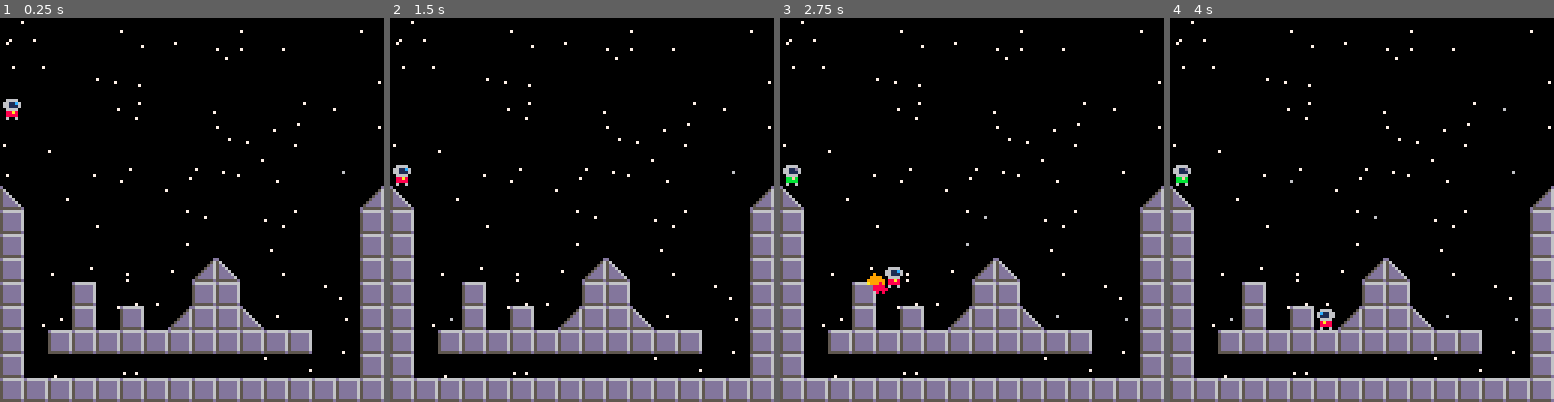
Above: before the commit, frames 1-4 (left to right).
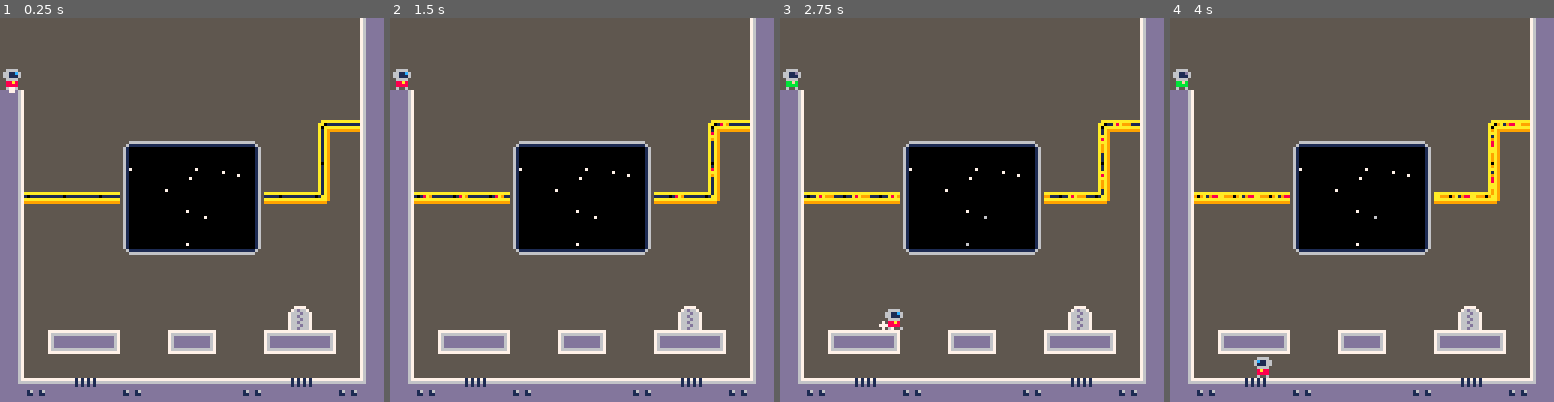
Above: after the commit, the same moments.

Repository: jgradim/gameoff-2020
Game: PICO-8 cartridge moonshot.p8
Same seed, same stepped clock (60 frames per second), same inputs: the game is played once before the commit and once after it.
Inputs:
- Up to frame 1 (0.25 s): no input
- Up to frame 2 (1.5 s): tap X (X key) at 0.33, 1.07 s; tap O (Z key) at 0.7 s
- Up to frame 3 (2.75 s): hold Right 1.6-2.1 s; tap O (Z key) at 1.7, 2.1, 2.5 s; tap X (X key) at 1.85 s; hold Up 2.15-2.42 s; hold Right from 2.47 s (still down)
- Up to frame 4 (4 s): tap O (Z key) at 2.9, 3.3, 3.7 s; tap X (X key) at 2.97 s; release Right at 3.03 s; hold Left 3.08-3.58 s; hold Down 3.63-3.97 s

The runs differ from the first frame. In frame 1, 83% of the frame differs, in the area x 0-100%, y 0-100%; in frame 2, 83%; in frame 3, 83%; in frame 4, 83%.

Commit message:
update sprites, moving lights

Diff:
--- a/moonshot.p8
+++ b/moonshot.p8
@@ -128,6 +128,7 @@
  ))
  init_bg_fxs()
  init_fxs()
+ init_lights(0,0)
 end
 
 fps=60
@@ -145,6 +146,7 @@
  cls()
  draw_bg_fxs()
  map(0,0)
+ draw_lights()
  draw_fxs()
  for i=1,#npcs do
   draw_npc(npcs[i])
@@ -558,6 +560,61 @@
  draw_player(n)
  pal()
 end
+-->8
+-- lights
+lights_mask=11
+lights_loop=30
+lights_colors={8,10,9,1}
+lights_pos={}
+
+function init_lights(mx,my)
+ map(mx,my)
+ for y=0,127 do
+  for x=0,127 do
+   if pget(x,y)==lights_mask then
+    add(lights_pos,{x,y})
+   end
+  end
+ end
+end
+
+function draw_lights()
+ local i=0
+
+ foreach(lights_pos,function(pos)
+  local x=pos[1]
+  local y=pos[2]
+  local c=
+   abs(cos(t()/i))*#lights_colors\1
+
+  pset(x,y,lights_colors[c+1])
+  i=i>lights_loop and 0 or i+3
+ end)
+end
+…(24 lines of a section not shown)…
 
 
 
@@ -730,24 +787,24 @@
 
 
 __gff__
-0000000000000000000000000000000000000000000000000000000000000000000000000000000000000000000000000000000000000000000000000000000000030101010100000000000000000000000000000000000000000000000000000000000000000000000000000000000000000000000000000000000000000000
+0000000000000000000000000000000000000000000000000000000000000000000000000000000000000000000000000000000000000000000000000000000003030303030303000000000000000000030303030000000000000000000000000303030300000000000000000000000003030303000000000000000000000000
 0000000000000000000000000000000000000000000000000000000000000000000000000000000000000000000000000000000000000000000000000000000000000000000000000000000000000000000000000000000000000000000000000000000000000000000000000000000000000000000000000000000000000000
 __map__
-0000000000000000000000000000000000000000000000000000000000000000000000000000000000000000000000000000000000000000000000000000000000000000000000000000000000000000000000000000000000000000000000000000000000000000000000000000000000000000000000000000000000000000
-0000000000000000000000000000000000000000000000000000000000000000000000000000000000000000000000000000000000000000000000000000000000000000000000000000000000000000000000000000000000000000000000000000000000000000000000000000000000000000000000000000000000000000
-0000000000000000000000000000000000000000000000000000000000000000000000000000000000000000000000000000000000000000000000000000000000000000000000000000000000000000000000000000000000000000000000000000000000000000000000000000000000000000000000000000000000000000
-0000000000000000000000000000000000000000000000000000000000000000000000000000000000000000000000000000000000000000000000000000000000000000000000000000000000000000000000000000000000000000000000000000000000000000000000000000000000000000000000000000000000000000
-0000000000000000000000000000000000000000000000000000000000000000000000000000000000000000000000000000000000000000000000000000000000000000000000000000000000000000000000000000000000000000000000000000000000000000000000000000000000000000000000000000000000000000
-0000000000000000000000000000000000000000000000000000000000000000000000000000000000000000000000000000000000000000000000000000000000000000000000000000000000000000000000000000000000000000000000000000000000000000000000000000000000000000000000000000000000000000
-0000000000000000000000000000000000000000000000000000000000000000000000000000000000000000000000000000000000000000000000000000000000000000000000000000000000000000000000000000000000000000000000000000000000000000000000000000000000000000000000000000000000000000
-4200000000000000000000000000004300000000000000000000000000000000000000000000000000000000000000000000000000000000000000000000000000000000000000000000000000000000000000000000000000000000000000000000000000000000000000000000000000000000000000000000000000000000
-4100000000000000000000000000004100000000000000000000000000000000000000000000000000000000000000000000000000000000000000000000000000000000000000000000000000000000000000000000000000000000000000000000000000000000000000000000000000000000000000000000000000000000
-4100000000000000000000000000004100000000000000000000000000000000000000000000000000000000000000000000000000000000000000000000000000000000000000000000000000000000000000000000000000000000000000000000000000000000000000000000000000000000000000000000000000000000
-4100000000000000434200000000004100000000000000000000000000000000000000000000000000000000000000000000000000000000000000000000000000000000000000000000000000000000000000000000000000000000000000000000000000000000000000000000000000000000000000000000000000000000
-4100004100000000414100000000004100000000000000000000000000000000000000000000000000000000000000000000000000000000000000000000000000000000000000000000000000000000000000000000000000000000000000000000000000000000000000000000000000000000000000000000000000000000
-4100004100410043414142000000004100000000000000000000000000000000000000000000000000000000000000000000000000000000000000000000000000000000000000000000000000000000000000000000000000000000000000000000000000000000000000000000000000000000000000000000000000000000
-4100414141414141414141414100004100000000000000000000000000000000000000000000000000000000000000000000000000000000000000000000000000000000000000000000000000000000000000000000000000000000000000000000000000000000000000000000000000000000000000000000000000000000
-4100000000000000000000000000004100000000000000000000000000000000000000000000000000000000000000000000000000000000000000000000000000000000000000000000000000000000000000000000000000000000000000000000000000000000000000000000000000000000000000000000000000000000
-4141414141414141414141414141414100000000000000000000000000000000000000000000000000000000000000000000000000000000000000000000000000000000000000000000000000000000000000000000000000000000000000000000000000000000000000000000000000000000000000000000000000000000
-
-
+6464646464646464646464646464646300000000000000000000000000000000000000000000000000000000000000000000000000000000000000000000000000000000000000000000000000000000000000000000000000000000000000000000000000000000000000000000000000000000000000000000000000000000
+6464646464646464646464646464646300000000000000000000000000000000000000000000000000000000000000000000000000000000000000000000000000000000000000000000000000000000000000000000000000000000000000000000000000000000000000000000000000000000000000000000000000000000
+6464646464646464646464646464646300000000000000000000000000000000000000000000000000000000000000000000000000000000000000000000000000000000000000000000000000000000000000000000000000000000000000000000000000000000000000000000000000000000000000000000000000000000
+5064646464646464646464646464646300000000000000000000000000000000000000000000000000000000000000000000000000000000000000000000000000000000000000000000000000000000000000000000000000000000000000000000000000000000000000000000000000000000000000000000000000000000
+5064646464646464646464646465746300000000000000000000000000000000000000000000000000000000000000000000000000000000000000000000000000000000000000000000000000000000000000000000000000000000000000000000000000000000000000000000000000000000000000000000000000000000
+50646464644d4e4e4e4e4f646467646300000000000000000000000000000000000000000000000000000000000000000000000000000000000000000000000000000000000000000000000000000000000000000000000000000000000000000000000000000000000000000000000000000000000000000000000000000000
+50646464645d000000005f646467646300000000000000000000000000000000000000000000000000000000000000000000000000000000000000000000000000000000000000000000000000000000000000000000000000000000000000000000000000000000000000000000000000000000000000000000000000000000
+50747474745d000000005f747475646300000000000000000000000000000000000000000000000000000000000000000000000000000000000000000000000000000000000000000000000000000000000000000000000000000000000000000000000000000000000000000000000000000000000000000000000000000000
+50646464645d000000005f646464646300000000000000000000000000000000000000000000000000000000000000000000000000000000000000000000000000000000000000000000000000000000000000000000000000000000000000000000000000000000000000000000000000000000000000000000000000000000
+50646464646d6e6e6e6e6f646464646300000000000000000000000000000000000000000000000000000000000000000000000000000000000000000000000000000000000000000000000000000000000000000000000000000000000000000000000000000000000000000000000000000000000000000000000000000000
+5064646464646464646464646464646300000000000000000000000000000000000000000000000000000000000000000000000000000000000000000000000000000000000000000000000000000000000000000000000000000000000000000000000000000000000000000000000000000000000000000000000000000000
+5064646464646464646464646464646300000000000000000000000000000000000000000000000000000000000000000000000000000000000000000000000000000000000000000000000000000000000000000000000000000000000000000000000000000000000000000000000000000000000000000000000000000000
+5064646464646464646464645464646300000000000000000000000000000000000000000000000000000000000000000000000000000000000000000000000000000000000000000000000000000000000000000000000000000000000000000000000000000000000000000000000000000000000000000000000000000000
+5064444546646444466464444546646300000000000000000000000000000000000000000000000000000000000000000000000000000000000000000000000000000000000000000000000000000000000000000000000000000000000000000000000000000000000000000000000000000000000000000000000000000000
+5064646464646464646464646464646300000000000000000000000000000000000000000000000000000000000000000000000000000000000000000000000000000000000000000000000000000000000000000000000000000000000000000000000000000000000000000000000000000000000000000000000000000000
+7042404140424040404042404140427100000000000000000000000000000000000000000000000000000000000000000000000000000000000000000000000000000000000000000000000000000000000000000000000000000000000000000000000000000000000000000000000000000000000000000000000000000000
+
+
Not shown, changed: 74 lines of the sprite sheet (__gfx__) section of moonshot.p8
Not shown, changed: res/moonshot.aseprite
